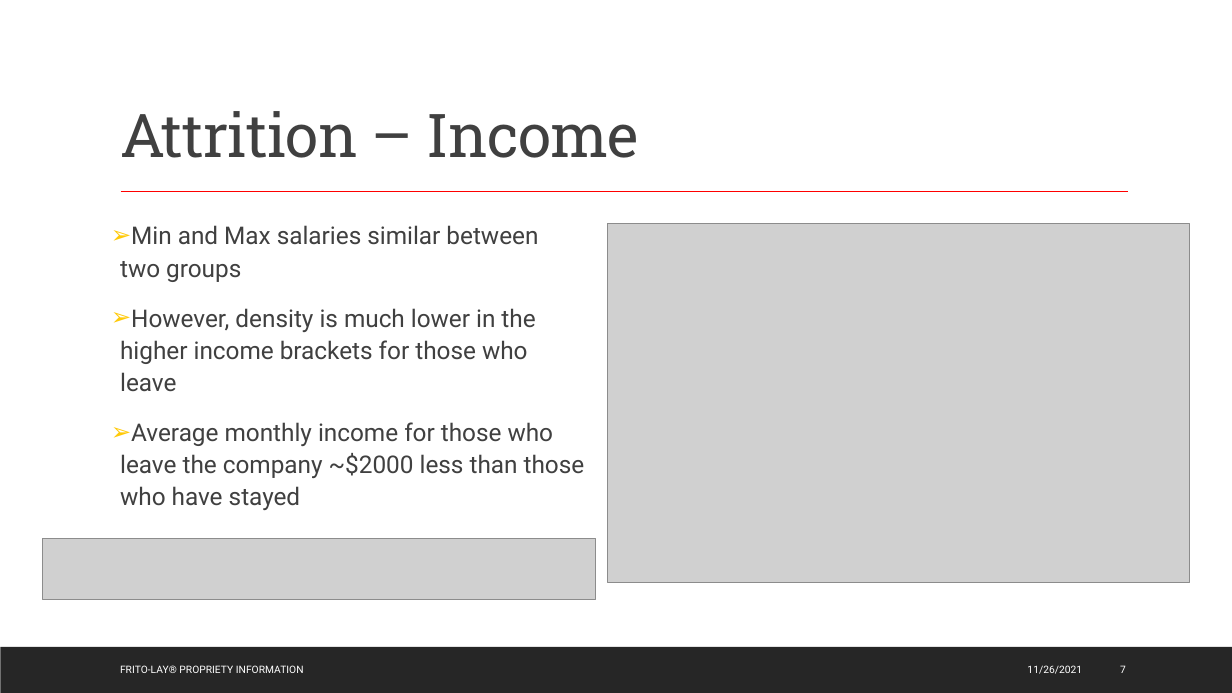
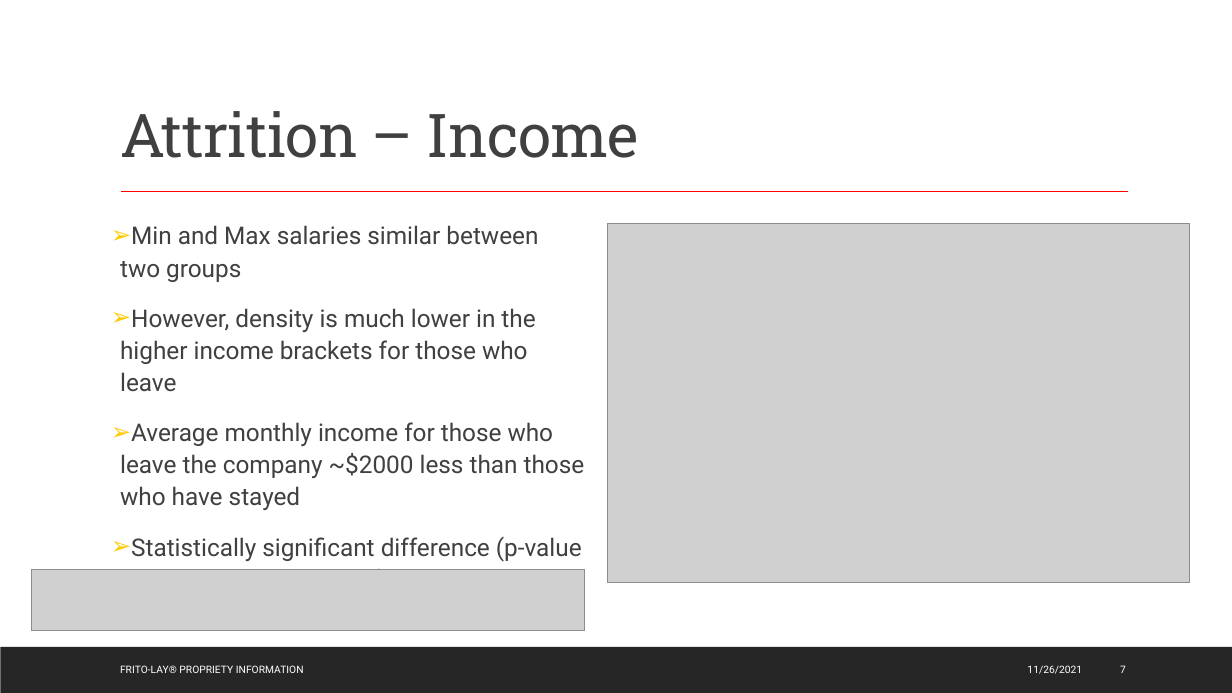
Before and after one commit to connordobbs/CaseStudy2DDS, a slide deck: slide 7 of ConnorDobbs_AttritionAnalysis.pptx. Drawn at 1232x693 pixels with LibreOffice and Linux fonts; fonts in the diff are those of the drawing; grey boxes stand for pictures; background and template pictures are left out. Boxes give left, top, right and bottom in pixels: in the first picture for what was removed or moved away, otherwise in the second. Text is boxed around its words. In the diff, an @@ line names an element or a change of style, - is before the commit and + after.

```diff
--- a/ConnorDobbs_AttritionAnalysis.pptx
+++ b/ConnorDobbs_AttritionAnalysis.pptx
@@ text at (x1=131, y1=537, x2=582, y2=570): paragraph added @@
+➢ Statistically significant difference (p-value < .0001 for 95% CI t-test)
@@ picture moved from (x1=43, y1=538, x2=596, y2=599) to (x1=31, y1=569, x2=585, y2=630) @@
```
Also in this commit, not shown: 1 other slide changed, 4 other files.
